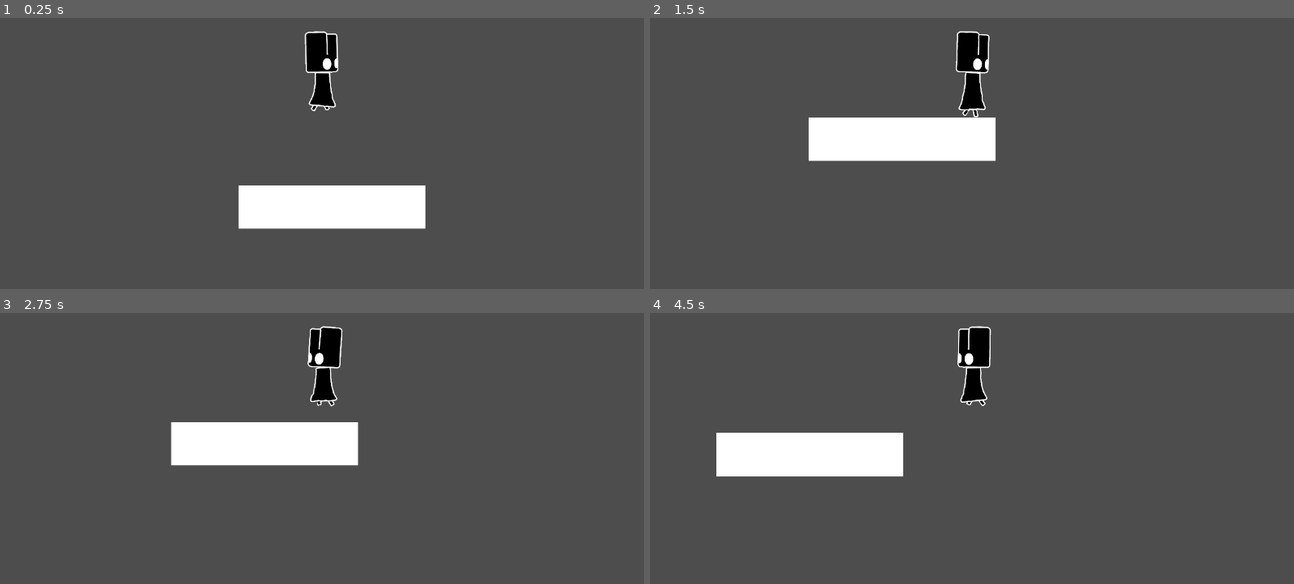
Above: before the commit, frames 1-4 (two rows, left to right).
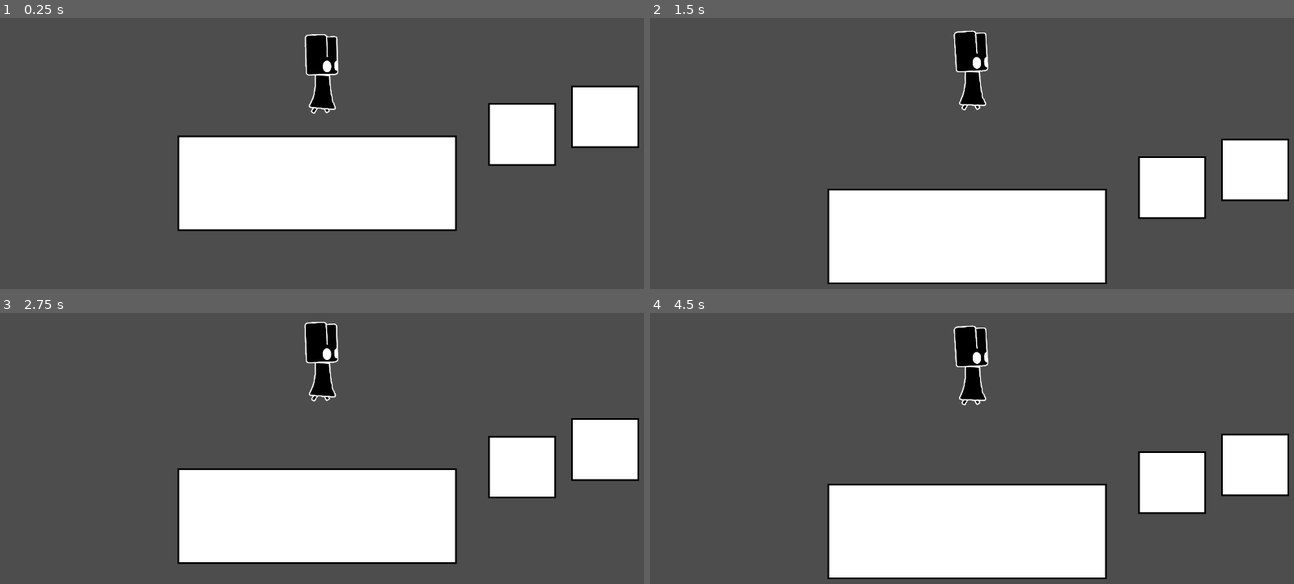
Above: after the commit, the same moments.

Repository: a-fun-gi/contrast
Game: Godot game, scene res://scenes/main.tscn
The game is run twice, just before and just after one commit, with the same random seed, the same clock (stepped at 60 frames per second) and the same inputs.
Inputs (mouse positions are in pixels of both pictures, inside the frame that each line leads up to):
- Up to frame 1 (0.25 s): no input
- Up to frame 2 (1.5 s): tap Enter (ui_accept) at 0.5, 0.6 s; move the mouse to (1113, 99) at 0.52 s; hold Right (ui_right) from 0.53 s (still down); click (1113, 99) at 0.67 s; tap W (player_jump, bound only after the commit) at 0.77, 0.8, 1.07, 1.35 s; move the mouse to (843, 134) at 1.27 s
- Up to frame 3 (2.75 s): tap W (player_jump, bound only after the commit) at 1.52, 1.82, 2.3 s; tap Enter (ui_accept) at 1.55, 2.1 s; move the mouse to (386, 331) at 2.02 s; release Right (ui_right) at 2.03 s; hold Left (ui_left) from 2.03 s (still down)
- Up to frame 4 (4.5 s): move the mouse to (939, 483) at 2.77 s; release Left (ui_left) at 2.78 s; hold Right (ui_right) 2.78-4.28 s; tap Alt at 2.85 s; click (939, 483) at 2.92 s; tap W (player_jump, bound only after the commit) at 3.02, 3.32, 3.77, 3.8, 4.07 s; tap Enter (ui_accept) at 3.05, 4.35 s; move the mouse to (1165, 467) at 3.52 s; tap Shift at 3.6 s; move the mouse to (778, 356) at 4.27 s; hold Left (ui_left) from 4.28 s (still down)

The runs differ from the first frame. In frame 1, 16% of the frame differs, in the area x 27-100%, y 4-79%; in frame 2, 25%; in frame 3, 26%, in the area x 26-100%, y 3-93%; in frame 4, 25%.

Commit message:
added better terrain and moving squares

Diff:
--- a/godot/project.godot
+++ b/godot/project.godot
@@ -8,6 +8,10 @@
 
 config_version=5
 
+[addons]
+
+ss2d/version="3.3.2"
+
 [application]
 
 config/name="contrast"
@@ -15,9 +19,34 @@
 config/features=PackedStringArray("4.7", "Forward Plus")
 config/icon="res://icon.svg"
 
+[editor]
+
+movie_writer/movie_file="/home/gavinski/Videos/godot-vid.avi"
+
 [editor_plugins]
 
 enabled=PackedStringArray("res://addons/godot_super-wakatime/plugin.cfg")
+
+[input]
+
+player_left={
+"deadzone": 0.2,
+"events": [Object(InputEventKey,"resource_local_to_scene":false,"resource_name":"","device":-1,"window_id":0,"alt_pressed":false,"shift_pressed":false,"ctrl_pressed":false,"meta_pressed":false,"pressed":false,"keycode":0,"physical_keycode":65,"key_label":0,"unicode":97,"location":0,"echo":false,"script":null)
+, Object(InputEventJoypadMotion,"resource_local_to_scene":false,"resource_name":"","device":-1,"axis":0,"axis_value":-1.0,"script":null)
+]
+}
+player_right={
+"deadzone": 0.2,
+"events": [Object(InputEventJoypadMotion,"resource_local_to_scene":false,"resource_name":"","device":-1,"axis":0,"axis_value":1.0,"script":null)
+, Object(InputEventKey,"resource_local_to_scene":false,"resource_name":"","device":-1,"window_id":0,"alt_pressed":false,"shift_pressed":false,"ctrl_pressed":false,"meta_pressed":false,"pressed":false,"keycode":0,"physical_keycode":68,"key_label":0,"unicode":100,"location":0,"echo":false,"script":null)
+]
+}
+player_jump={
+"deadzone": 0.2,
+"events": [Object(InputEventJoypadButton,"resource_local_to_scene":false,"resource_name":"","device":-1,"button_index":0,"pressure":0.0,"pressed":true,"script":null)
+, Object(InputEventKey,"resource_local_to_scene":false,"resource_name":"","device":-1,"window_id":0,"alt_pressed":false,"shift_pressed":false,"ctrl_pressed":false,"meta_pressed":false,"pressed":false,"keycode":0,"physical_keycode":87,"key_label":0,"unicode":119,"location":0,"echo":false,"script":null)
+]
+}
 
 [physics]
 
--- a/godot/scenes/main.tscn
+++ b/godot/scenes/main.tscn
@@ -1,18 +1,55 @@
 [gd_scene format=3 uid="uid://dcfub1tbypo17"]
 
 [ext_resource type="PackedScene" uid="uid://b421st8117udf" path="res://scenes/player_2.tscn" id="1_o5qli"]
+[ext_resource type="PackedScene" uid="uid://g2uu3ncq40g4" path="res://scenes/terrain/large_rect.tscn" id="2_0wfyh"]
+[ext_resource type="PackedScene" uid="uid://eyjarbi1ge4b" path="res://scenes/terrain/MOVABLE SQUARE.tscn" id="2_jyhfs"]
+[ext_resource type="PackedScene" uid="uid://bx0hv2w8ftjve" path="res://scenes/terrain/squre.tscn" id="4_tbgi4"]
+[ext_resource type="PackedScene" uid="uid://bte6c8qabhdk3" path="res://scenes/terrain/skinny_rect.tscn" id="5_tbgi4"]
+[ext_resource type="PackedScene" uid="uid://tq0qcg1kgyak" path="res://scenes/terrain/circle.tscn" id="6_tefeu"]
+[ext_resource type="Shader" uid="uid://c4fojk4rexag6" path="res://shaders/invert.tres" id="7_o6xl0"]
 
-[sub_resource type="WorldBoundaryShape2D" id="WorldBoundaryShape2D_21exc"]
-distance = -272.0
+[sub_resource type="Animation" id="Animation_jyhfs"]
+resource_name = "MOVE"
+length = 4.0
+loop_mode = 1
+tracks/0/type = "value"
+tracks/0/imported = false
+tracks/0/enabled = true
+tracks/0/path = NodePath(".:rotation")
+tracks/0/interp = 1
+tracks/0/loop_wrap = true
+tracks/0/keys = {
+"times": PackedFloat32Array(0, 4),
+"transitions": PackedFloat32Array(1, 1),
+"update": 0,
+"values": [0.0, 6.2831855]
+}
+
+[sub_resource type="Animation" id="Animation_tbgi4"]
+length = 0.001
+tracks/0/type = "value"
+tracks/0/imported = false
+tracks/0/enabled = true
+tracks/0/path = NodePath(".:rotation")
+tracks/0/interp = 1
+tracks/0/loop_wrap = true
+tracks/0/keys = {
+"times": PackedFloat32Array(0),
+"transitions": PackedFloat32Array(1),
+"update": 0,
+"values": [0.0]
+}
+
+[sub_resource type="AnimationLibrary" id="AnimationLibrary_tefeu"]
+_data = {
+&"MOVE": SubResource("Animation_jyhfs"),
+&"RESET": SubResource("Animation_tbgi4")
+}
+
+[sub_resource type="ShaderMaterial" id="ShaderMaterial_altnn"]
+shader = ExtResource("7_o6xl0")
 
 [node name="main" type="Node2D" unique_id=1593916627]
-
-[node name="ColorRect" type="ColorRect" parent="." unique_id=1061291093]
-offset_left = -301.0
-offset_top = 272.0
-offset_right = -261.0
-offset_bottom = 312.0
-scale = Vector2(16.66247, 3.867957)
 
 [node name="player" parent="." unique_id=1473186542 instance=ExtResource("1_o5qli")]
 scale = Vector2(0.7, 0.7)
@@ -20,8 +57,45 @@
 [node name="Camera2D" type="Camera2D" parent="player" unique_id=969756227]
 position = Vector2(1, -1)
 zoom = Vector2(0.5, 0.5)
+position_smoothing_enabled = true
+position_smoothing_speed = 15.0
 
-[node name="StaticBody2D" type="StaticBody2D" parent="." unique_id=1433380291]
+[node name="StaticBody2D" parent="." unique_id=1598109844 instance=ExtResource("2_0wfyh")]
+position = Vector2(-19, 251)
 
-[node name="CollisionShape2D" type="CollisionShape2D" parent="StaticBody2D" unique_id=1928343321]
-shape = SubResource("WorldBoundaryShape2D_21exc")
+[node name="StaticBody2D2" parent="." unique_id=4028278 instance=ExtResource("4_tbgi4")]
+position = Vector2(707, 119)
+
+[node name="StaticBody2D3" parent="." unique_id=2094124161 instance=ExtResource("4_tbgi4")]
+position = Vector2(1002, 56)
+
+[node name="AnimatableBody2D" parent="." unique_id=2084512860 instance=ExtResource("2_jyhfs")]
+position = Vector2(1416, -150.99994)
+scale = Vector2(1.05, 1.05)
+
+[node name="AnimationPlayer" type="AnimationPlayer" parent="AnimatableBody2D" unique_id=1784594376]
+libraries/ = SubResource("AnimationLibrary_tefeu")
+autoplay = &"MOVE"
+
+[node name="StaticBody2D4" parent="." unique_id=864551730 instance=ExtResource("5_tbgi4")]
+position = Vector2(1834, 257)
+
+[node name="StaticBody2D5" parent="." unique_id=1624918828 instance=ExtResource("6_tefeu")]
+position = Vector2(2115, 172)
+
+[node name="StaticBody2D6" parent="." unique_id=1310697614 instance=ExtResource("4_tbgi4")]
+position = Vector2(2105, 900)
+
+[node name="StaticBody2D7" parent="." unique_id=1462404530 instance=ExtResource("4_tbgi4")]
+position = Vector2(2287, 815)
+
+[node name="StaticBody2D8" parent="." unique_id=454439681 instance=ExtResource("4_tbgi4")]
+position = Vector2(2444, 664)
+
+[node name="ColorRect" type="ColorRect" parent="." unique_id=113904363]
+visible = false
+material = SubResource("ShaderMaterial_altnn")
+offset_left = -1151.0
+offset_top = -645.0
+offset_right = 1153.0
+offset_bottom = 649.0
--- a/godot/scenes/player_2.gd
+++ b/godot/scenes/player_2.gd
@@ -4,7 +4,7 @@
 @onready var animation_player: AnimationPlayer = $AnimationPlayer
 
 const SPEED = 300.0
-const JUMP_VELOCITY = -600.0
+const JUMP_VELOCITY = -700.0
 
 func _ready() -> void:
 	print("!!! THE SCRIPT IS ALIVE !!!")
@@ -15,12 +15,12 @@
 		velocity += get_gravity() * delta
 
 	# Handle jump.
-	if Input.is_action_just_pressed("ui_accept") and is_on_floor():
+	if Input.is_action_just_pressed("player_jump") and is_on_floor():
 		velocity.y = JUMP_VELOCITY
 
 	# Get the input direction and handle the movement/deceleration.
 	# As good practice, you should replace UI actions with custom gameplay actions.
-	var direction := Input.get_axis("ui_left", "ui_right")
+	var direction := Input.get_axis("player_left", "player_right")
 	if direction > 0:
 		visuals.scale.x = 1
 	elif direction < 0:
--- a/godot/scenes/player_2.tscn
+++ b/godot/scenes/player_2.tscn
@@ -976,7 +976,6 @@
 script = ExtResource("1_s551d")
 
 [node name="CollisionShape2D" type="CollisionShape2D" parent="." unique_id=440897819]
-visible = false
 position = Vector2(-3, -213)
 shape = SubResource("CapsuleShape2D_21exc")
 
@@ -993,7 +992,7 @@
 [node name="torso" type="Bone2D" parent="visuals/main body" unique_id=1184298761]
 position = Vector2(72, 64)
 rotation = 1.5771601
-scale = Vector2(0.9999999, 0.9999999)
+scale = Vector2(0.99999976, 0.99999976)
 rest = Transform2D(-0.0063636936, 0.99997973, -0.99997973, -0.0063636936, 72, 64)
 
 [node name="head" type="Bone2D" parent="visuals/main body/torso" unique_id=844424996]
@@ -1027,7 +1026,7 @@
 [node name="legl2" type="Bone2D" parent="visuals/main body/torso/leg_l" unique_id=237675192]
 position = Vector2(13.999718, -0.08909554)
 rotation = 0.4638267
-scale = Vector2(0.9999995, 0.9999995)
+scale = Vector2(0.99999946, 0.99999946)
 rest = Transform2D(1, 0, 0, 1, 13.999718, -0.08909554)
 
 [node name="leg_r" type="Bone2D" parent="visuals/main body/torso" unique_id=2024531336]
@@ -1070,6 +1069,7 @@
 [node name="torso_bottomleft" type="Bone2D" parent="visuals/torso/torso_mid/torso_bottom" unique_id=1889809270]
 position = Vector2(21.029049, 41.98547)
 rotation = 0.7962339
+scale = Vector2(0.99999994, 0.99999994)
 rest = Transform2D(0.6994034, 0.71472716, -0.71472716, 0.6994034, 21.029049, 41.98547)
 
 [node name="torso_bottomright" type="Bone2D" parent="visuals/torso/torso_mid/torso_bottom" unique_id=1798100950]
--- /dev/null
+++ b/godot/scenes/terrain/MOVABLE SQUARE.tscn
@@ -0,0 +1,18 @@
+[gd_scene format=3 uid="uid://eyjarbi1ge4b"]
+
+[ext_resource type="Texture2D" uid="uid://dqhf6qw15neb" path="res://assets/terrain_w.png" id="1_wysl4"]
+
+[sub_resource type="RectangleShape2D" id="RectangleShape2D_21exc"]
+size = Vector2(242, 224)
+
+[node name="AnimatableBody2D" type="AnimatableBody2D" unique_id=2084512860]
+
+[node name="TerrainW" type="Sprite2D" parent="." unique_id=416857830]
+position = Vector2(-1, -1)
+texture = ExtResource("1_wysl4")
+region_enabled = true
+region_rect = Rect2(1194.5973, 747.0231, 311.35547, 328.03528)
+
+[node name="CollisionShape2D" type="CollisionShape2D" parent="." unique_id=539427355]
+position = Vector2(9, 15)
+shape = SubResource("RectangleShape2D_21exc")
--- /dev/null
+++ b/godot/scenes/terrain/circle.tscn
@@ -0,0 +1,17 @@
+[gd_scene format=3 uid="uid://tq0qcg1kgyak"]
+
+[ext_resource type="Texture2D" uid="uid://dqhf6qw15neb" path="res://assets/terrain_w.png" id="1_rsw0a"]
+
+[sub_resource type="CircleShape2D" id="CircleShape2D_21exc"]
+radius = 146.3284
+
+[node name="StaticBody2D" type="StaticBody2D" unique_id=1624918828]
+
+[node name="TerrainW" type="Sprite2D" parent="." unique_id=2043044042]
+position = Vector2(-1, 0)
+texture = ExtResource("1_rsw0a")
+region_enabled = true
+region_rect = Rect2(471.8075, 1391.9738, 383.63452, 366.9547)
+
+[node name="CollisionShape2D" type="CollisionShape2D" parent="." unique_id=1809387084]
+shape = SubResource("CircleShape2D_21exc")
--- /dev/null
+++ b/godot/scenes/terrain/large_rect.tscn
@@ -0,0 +1,17 @@
+[gd_scene format=3 uid="uid://g2uu3ncq40g4"]
+
+[ext_resource type="Texture2D" uid="uid://dqhf6qw15neb" path="res://assets/terrain_w.png" id="1_rae8f"]
+
+[sub_resource type="RectangleShape2D" id="RectangleShape2D_21exc"]
+size = Vector2(993, 340)
+
+[node name="StaticBody2D" type="StaticBody2D" unique_id=1598109844]
+
+[node name="TerrainW" type="Sprite2D" parent="." unique_id=758587033]
+texture = ExtResource("1_rae8f")
+region_enabled = true
+region_rect = Rect2(334.42932, 281.30692, 1081.9078, 426.07956)
+
+[node name="CollisionShape2D" type="CollisionShape2D" parent="." unique_id=644278288]
+position = Vector2(-0.5, 3)
+shape = SubResource("RectangleShape2D_21exc")
--- /dev/null
+++ b/godot/scenes/terrain/skinny_rect.tscn
@@ -0,0 +1,18 @@
+[gd_scene format=3 uid="uid://bte6c8qabhdk3"]
+
+[ext_resource type="Texture2D" uid="uid://dqhf6qw15neb" path="res://assets/terrain_w.png" id="1_3tlie"]
+
+[sub_resource type="RectangleShape2D" id="RectangleShape2D_21exc"]
+size = Vector2(123, 464)
+
+[node name="StaticBody2D" type="StaticBody2D" unique_id=864551730]
+
+[node name="TerrainW" type="Sprite2D" parent="." unique_id=561298658]
+position = Vector2(-1, 1)
+texture = ExtResource("1_3tlie")
+region_enabled = true
+region_rect = Rect2(510.37097, 730.46545, 205.71692, 572.67175)
+
+[node name="CollisionShape2D" type="CollisionShape2D" parent="." unique_id=418180161]
+position = Vector2(-3.5, -3)
+shape = SubResource("RectangleShape2D_21exc")
--- /dev/null
+++ b/godot/scenes/terrain/squre.tscn
@@ -0,0 +1,18 @@
+[gd_scene format=3 uid="uid://bx0hv2w8ftjve"]
+
+[ext_resource type="Texture2D" uid="uid://dqhf6qw15neb" path="res://assets/terrain_w.png" id="1_5vb1j"]
+
+[sub_resource type="RectangleShape2D" id="RectangleShape2D_21exc"]
+size = Vector2(240, 221)
+
+[node name="StaticBody2D" type="StaticBody2D" unique_id=4028278]
+
+[node name="TerrainW" type="Sprite2D" parent="." unique_id=2142707753]
+position = Vector2(-1, -1)
+texture = ExtResource("1_5vb1j")
+region_enabled = true
+region_rect = Rect2(1200.1571, 785.9425, 311.3557, 355.83484)
+
+[node name="CollisionShape2D" type="CollisionShape2D" parent="." unique_id=435032058]
+position = Vector2(4, -38.5)
+shape = SubResource("RectangleShape2D_21exc")
--- /dev/null
+++ b/godot/shaders/invert.tres
@@ -0,0 +1,31 @@
+[gd_resource type="VisualShader" format=3 uid="uid://c4fojk4rexag6"]
+
+[sub_resource type="VisualShaderNodeVectorOp" id="VisualShaderNodeVectorOp_esan2"]
+default_input_values = [0, Vector2(-1, -1), 1, Vector2(0, 0)]
+op_type = 0
+operator = 2
+
+[sub_resource type="VisualShaderNodeTexture" id="VisualShaderNodeTexture_altnn"]
+source = 5
+texture_type = 1
+
+[sub_resource type="VisualShaderNodeInput" id="VisualShaderNodeInput_ejrks"]
+input_name = "screen_uv"
+
+[sub_resource type="VisualShaderNodeTexture2DParameter" id="VisualShaderNodeTexture2DParameter_esan2"]
+parameter_name = "Texture2DParameter"
+texture_source = 1
+
+[resource]
+mode = 1
+flags/light_only = false
+nodes/fragment/0/position = Vector2(620, 60)
+nodes/fragment/4/node = SubResource("VisualShaderNodeVectorOp_esan2")
+nodes/fragment/4/position = Vector2(340, 140)
+nodes/fragment/5/node = SubResource("VisualShaderNodeTexture_altnn")
+nodes/fragment/5/position = Vector2(80, -40)
+nodes/fragment/6/node = SubResource("VisualShaderNodeInput_ejrks")
+nodes/fragment/6/position = Vector2(-340, -40)
+nodes/fragment/7/node = SubResource("VisualShaderNodeTexture2DParameter_esan2")
+nodes/fragment/7/position = Vector2(-260, 200)
+nodes/fragment/connections = PackedInt32Array(4, 0, 0, 0, 5, 0, 4, 1, 6, 0, 5, 0, 7, 0, 5, 2)
Not shown, added: godot/addons/godot_super-wakatime/api_key_prompt.tscn
Not shown, added: godot/addons/godot_super-wakatime/counter.tscn
Not shown, added: godot/addons/godot_super-wakatime/decompressor.gd
Not shown, added: godot/addons/godot_super-wakatime/decompressor.gd.uid
Not shown, added: godot/addons/godot_super-wakatime/godot_super-wakatime.gd
Not shown, added: godot/addons/godot_super-wakatime/godot_super-wakatime.gd.uid
Not shown, added: godot/addons/godot_super-wakatime/plugin.cfg
Not shown, added: godot/addons/godot_super-wakatime/utils.gd
Not shown, added: godot/addons/godot_super-wakatime/utils.gd.uid
Binary file added: godot/assets/banner.png
Not shown, added: godot/assets/banner.png.import
Binary file added: godot/assets/terrain.png
(and 8 more such lines)
